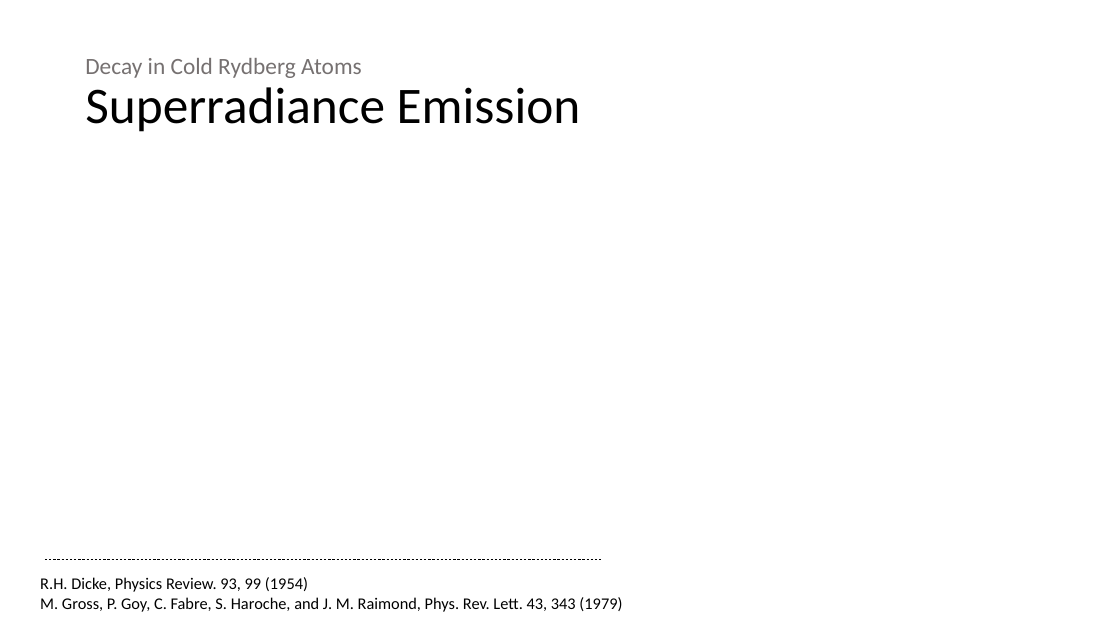
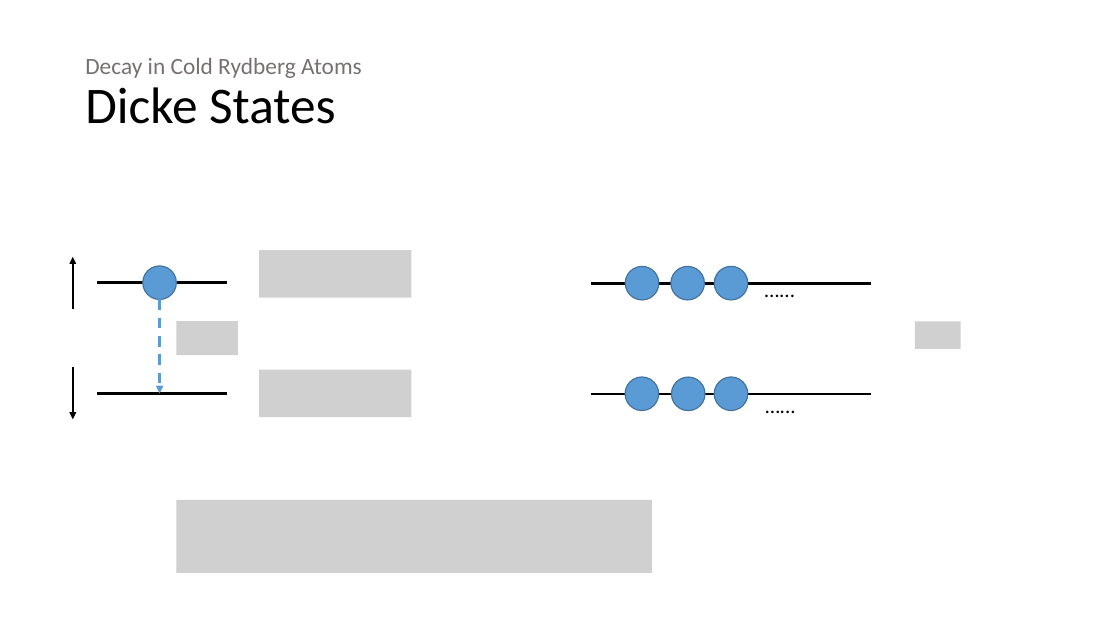
Before and after one commit to 545zhou/PHD-thesis, a slide deck: slide 12 of Presentation1.pptx. Drawn at 1120x630 pixels with LibreOffice and Linux fonts; fonts in the diff are those of the drawing; grey boxes stand for pictures. Boxes give left, top, right and bottom in pixels: in the first picture for what was removed or moved away, otherwise in the second. Text is boxed around its words. In the diff, an @@ line names an element or a change of style, - is before the commit and + after.

```diff
--- a/Presentation1.pptx
+++ b/Presentation1.pptx
@@ title at <box>85,58,362,124</box>: text changed @@
-Decay in Cold Rydberg Atoms
-Superradiance Emission
+Decay in Cold Rydberg Atoms
+Dicke States
@@ arrow added from (73, 308) to (73, 257), #000000 2 pt @@
@@ ellipse added at <box>143,266,176,300</box>, fill #5B9BD5, outline #43739E 1 pt @@
@@ picture added at <box>259,250,412,298</box> @@
@@ ellipse added at <box>625,266,659,300</box>, fill #5B9BD5, outline #43739E 1 pt @@
@@ ellipse added at <box>671,266,705,300</box>, fill #5B9BD5, outline #43739E 1 pt @@
@@ ellipse added at <box>714,266,748,300</box>, fill #5B9BD5, outline #43739E 1 pt @@
@@ line added from (97, 283) to (227, 283), #000000 2.25 pt @@
@@ line added from (592, 283) to (871, 283), #000000 2.25 pt @@
@@ text added at <box>756,272,843,306</box>, 18 pt, text #000000 @@
+…...
@@ arrow added from (160, 300) to (160, 393), #5B9BD5 2.25 pt dashed @@
@@ picture added at <box>176,321,238,355</box> @@
@@ picture added at <box>915,322,961,350</box> @@
@@ arrow added from (73, 368) to (73, 419), #000000 2 pt @@
@@ picture added at <box>259,370,412,418</box> @@
@@ ellipse added at <box>625,377,659,411</box>, fill #5B9BD5, outline #43739E 1 pt @@
@@ ellipse added at <box>671,377,705,411</box>, fill #5B9BD5, outline #43739E 1 pt @@
@@ ellipse added at <box>714,377,748,411</box>, fill #5B9BD5, outline #43739E 1 pt @@
@@ text added at <box>757,388,844,422</box>, 18 pt, text #000000 @@
+…...
@@ line added from (97, 393) to (227, 393), #000000 2.25 pt @@
@@ line added from (592, 394) to (871, 394), #000000 2.25 pt @@
@@ picture added at <box>176,500,652,573</box> @@
@@ line removed from (45, 560) to (601, 560) @@
@@ text removed at <box>40,577,622,612</box> @@
-R.H. Dicke, Physics Review. 93, 99 (1954)
-M. Gross, P. Goy, C. Fabre, S. Haroche, and J. M. Raimond, Phys. Rev. Lett. 43, 343 (1979)
```
Also in this commit, not shown: 5 other slides changed, 1 slide added, 3 other files.
